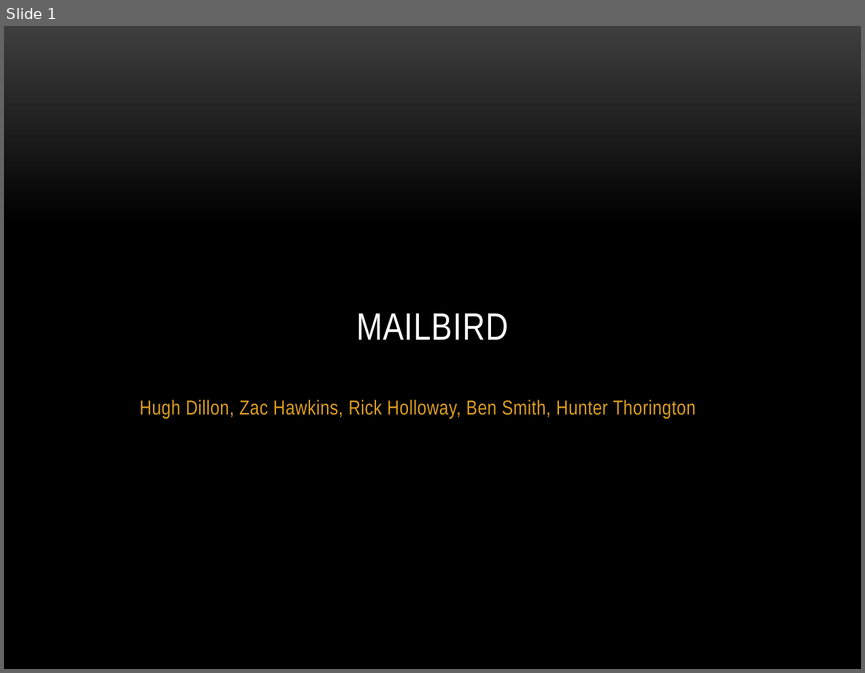
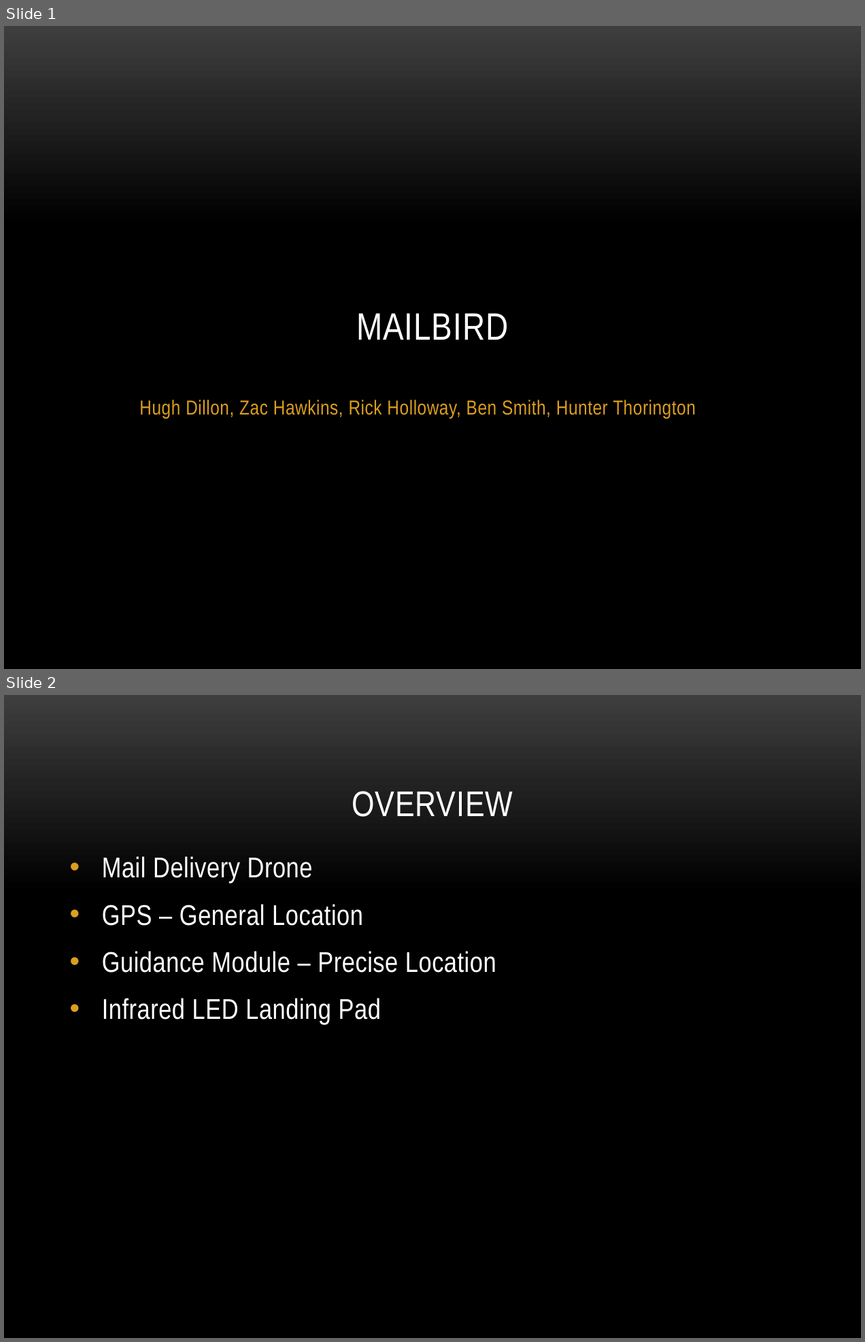
Before and after one commit to MailBirdAU/MailBird, a slide deck: docs/Proposal/Proposal Presentation.pptx. Shown one above the other, each under a label of ours: slide 1 before the commit, slides 1 and 2 after it. The pictures are 865x673 and 865x1342 pixels, drawn with LibreOffice and Linux fonts; fonts in the diff are those of the drawing; background and template pictures are left out. Boxes give left, top, right and bottom in pixels: in the first picture for what was removed or moved away, otherwise in the second. Text is boxed around its words. In the diff, an @@ line names an element or a change of style, - is before the commit and + after.

```diff
--- a/docs/Proposal/Proposal Presentation.pptx
+++ b/docs/Proposal/Proposal Presentation.pptx
@@ slide 2 added at box(4, 695, 861, 1338), background picture (left out) @@
@@ title added at box(351, 791, 513, 817), 30 pt, text #FFFFFF @@
+OVERVIEW
@@ text added at box(102, 856, 496, 1025), 24 pt, text #FFFFFF @@
+• Mail Delivery Drone
+• GPS – General Location
+• Guidance Module – Precise Location
+• Infrared LED Landing Pad
```
Also in this commit, not shown: 7 other slides added, 5 slides removed.
